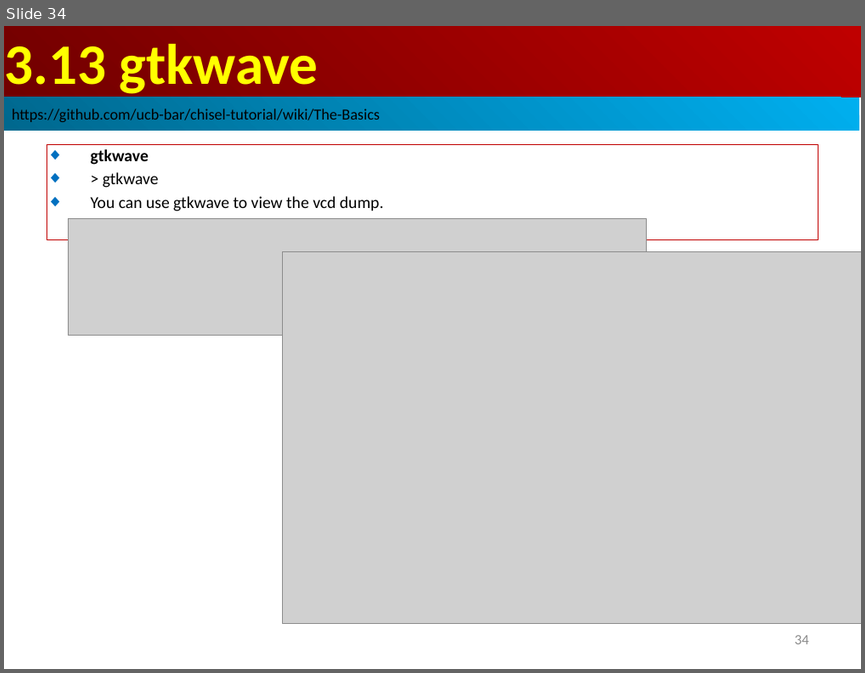
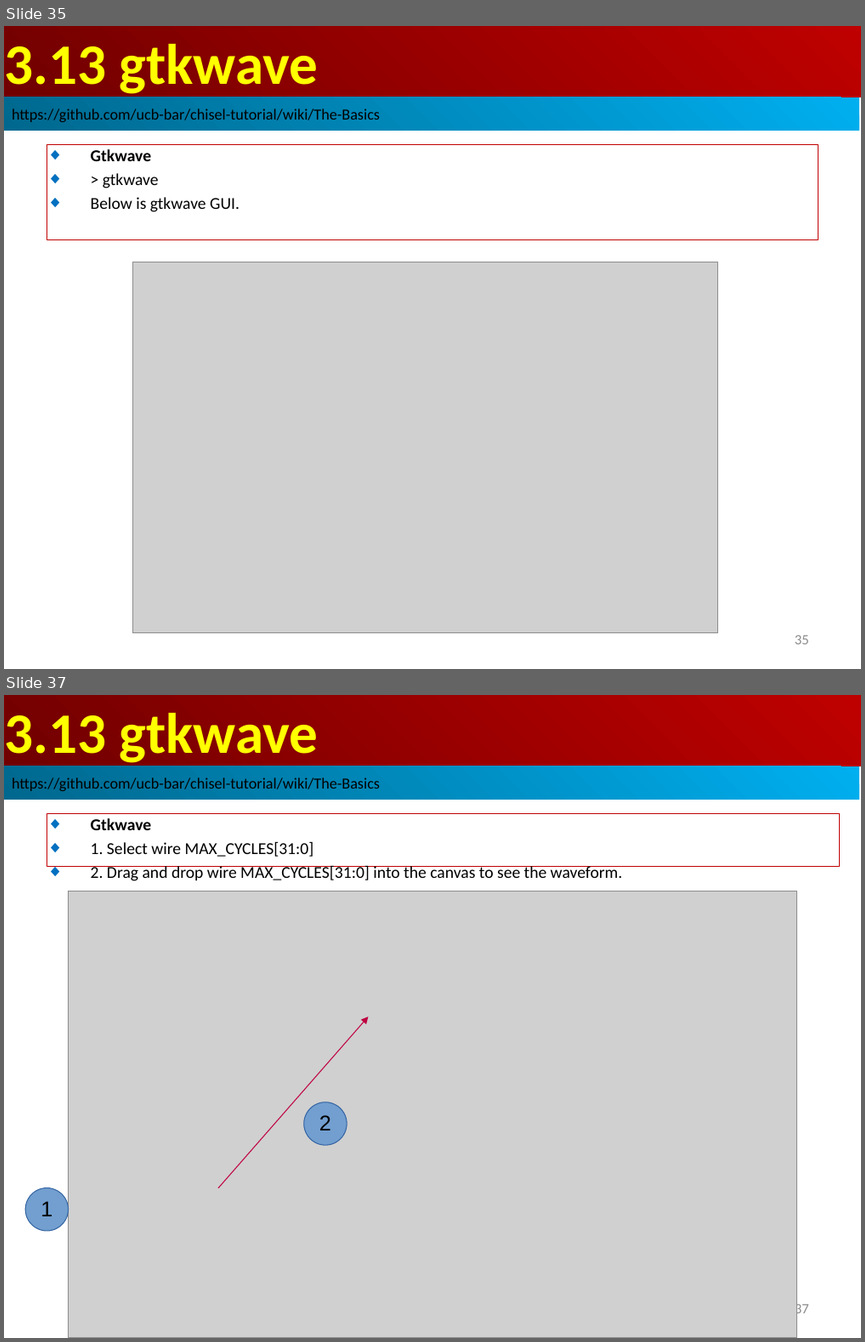
Before and after one commit to peterhchen/AIU_CS800_Chisel, a slide deck: 700_Chisel_Tut/003_Basic/000_Video/003_Basics.ppt. Shown one above the other, each under a label of ours: slide 34 before the commit, slides 35 and 37 after it; the slides between them are not shown. The pictures are 865x673 and 865x1342 pixels, drawn with LibreOffice and Linux fonts; fonts in the diff are those of the drawing; grey boxes stand for pictures. Boxes give left, top, right and bottom in pixels: in the first picture for what was removed or moved away, otherwise in the second. Text is boxed around its words. In the diff, an @@ line names an element or a change of style, - is before the commit and + after.

```diff
--- a/700_Chisel_Tut/003_Basic/000_Video/003_Basics.ppt
+++ b/700_Chisel_Tut/003_Basic/000_Video/003_Basics.ppt
@@ slide 37 added at <box>4,695,861,1338</box>, background #FFFFFF @@
@@ rectangle added at <box>5,695,861,766</box>, fill gradient #BF0000 to #710000, 48 pt, text #FFFF00, bold @@
+3.13 gtkwave
@@ rectangle added at <box>4,766,859,800</box>, fill gradient #00AFEF to #00688E, 13 pt, text #000000 @@
+https://github.com/ucb-bar/chisel-tutorial/wiki/The-Basics
@@ rectangle added at <box>46,813,840,867</box>, outline #C00000 0.74 pt, 14 pt, text #000000 @@
+◆ Gtkwave
+◆ 1. Select wire MAX_CYCLES[31:0]
+◆ 2. Drag and drop wire MAX_CYCLES[31:0] into the canvas to see the waveform.
@@ picture added at <box>69,891,796,1338</box> @@
@@ arrow added from (218, 1188) to (368, 1016), #BF0041 0.74 pt @@
@@ ellipse added at <box>304,1102,347,1145</box>, fill #729FCF, outline #3465A4 0.74 pt, 18 pt, text #000000 @@
+2
@@ ellipse added at <box>25,1188,69,1231</box>, fill #729FCF, outline #3465A4 0.74 pt, 18 pt, text #000000 @@
+1
@@ page number added at <box>794,1301,809,1316</box>, 12 pt, text #8B8B8B @@
+37
@@ what was slide 34 is now slide 35 @@
@@ slide 35 changed as well @@
@@ text in rectangle at <box>91,149,152,161</box>: text changed @@
-◆ gtkwave
+◆ Gtkwave
@@ text in rectangle at <box>91,197,239,212</box>: text changed @@
-◆ You can use gtkwave to view the vcd dump.
+◆ Below is gtkwave GUI.
@@ picture removed at <box>69,219,647,335</box> @@
@@ picture: place and size @@
-picture at <box>283,251,861,623</box>
+picture at <box>132,261,717,633</box>
@@ page number at <box>794,635,809,644</box>: text changed @@
-34
+35
```
Also in this commit, not shown: 1 other slide changed, 1 other slide added.
